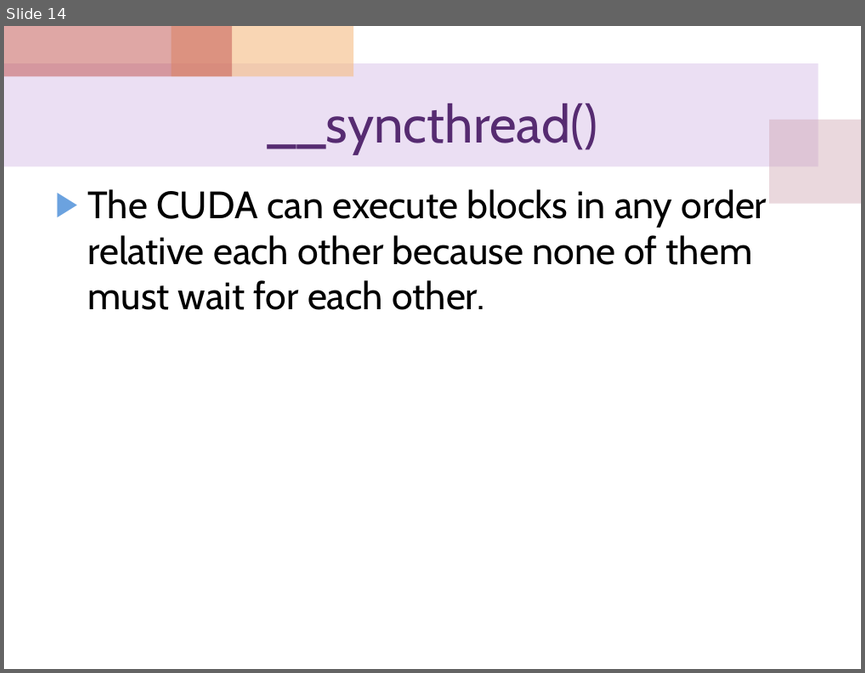
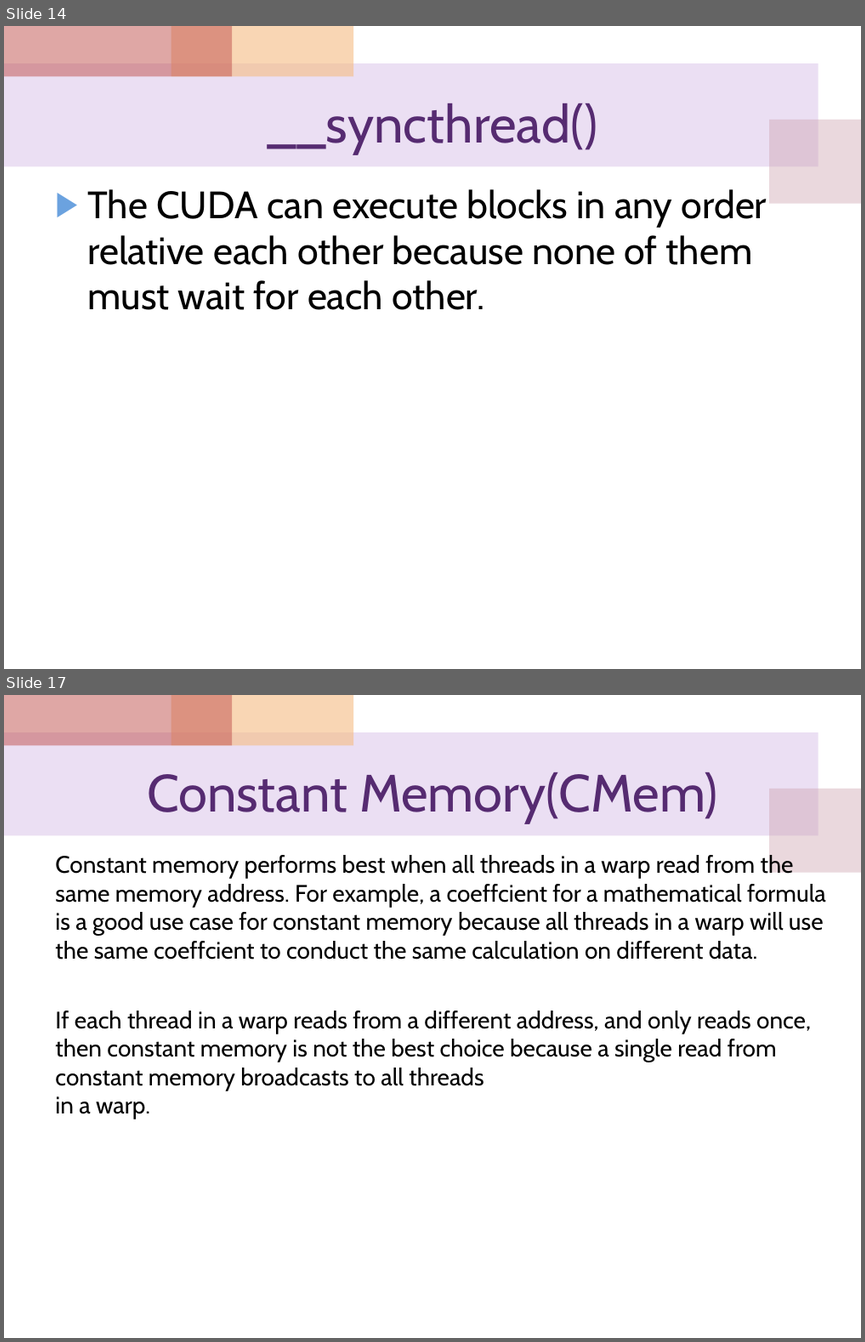
Before and after one commit to cocojk/major, a slide deck: gpu/EE817 Lecture 5 CUDA Memory Architecture.pptx. Shown one above the other, each under a label of ours: slide 14 before the commit, slides 14 and 17 after it; the slides between them are not shown. The pictures are 865x673 and 865x1342 pixels, drawn with LibreOffice and Linux fonts; fonts in the diff are those of the drawing. Boxes give left, top, right and bottom in pixels: in the first picture for what was removed or moved away, otherwise in the second. Text is boxed around its words. In the diff, an @@ line names an element or a change of style, - is before the commit and + after.

```diff
--- a/gpu/EE817 Lecture 5 CUDA Memory Architecture.pptx
+++ b/gpu/EE817 Lecture 5 CUDA Memory Architecture.pptx
@@ slide 17 added at (4,695,861,1338), background #FFFFFF; not listed: 4 template elements that a slide beside it also shows @@
@@ title added at (147,772,718,823), 44 pt, text #562B71 @@
+Constant Memory(CMem)
@@ text added at (55,855,826,1119), 20 pt, text #000000 @@
+Constant memory performs best when all threads in a warp read from the same memory address. For example, a coeffcient for a mathematical formula is a good use case for constant memory because all threads in a warp will use the same coeffcient to conduct the same calculation on different data.
+If each thread in a warp reads from a different address, and only reads once, then constant memory is not the best choice because a single read from constant memory broadcasts to all threads
+in a warp.
```
Also in this commit, not shown: 13 slides changed, 5 other slides added, 2 other files.
